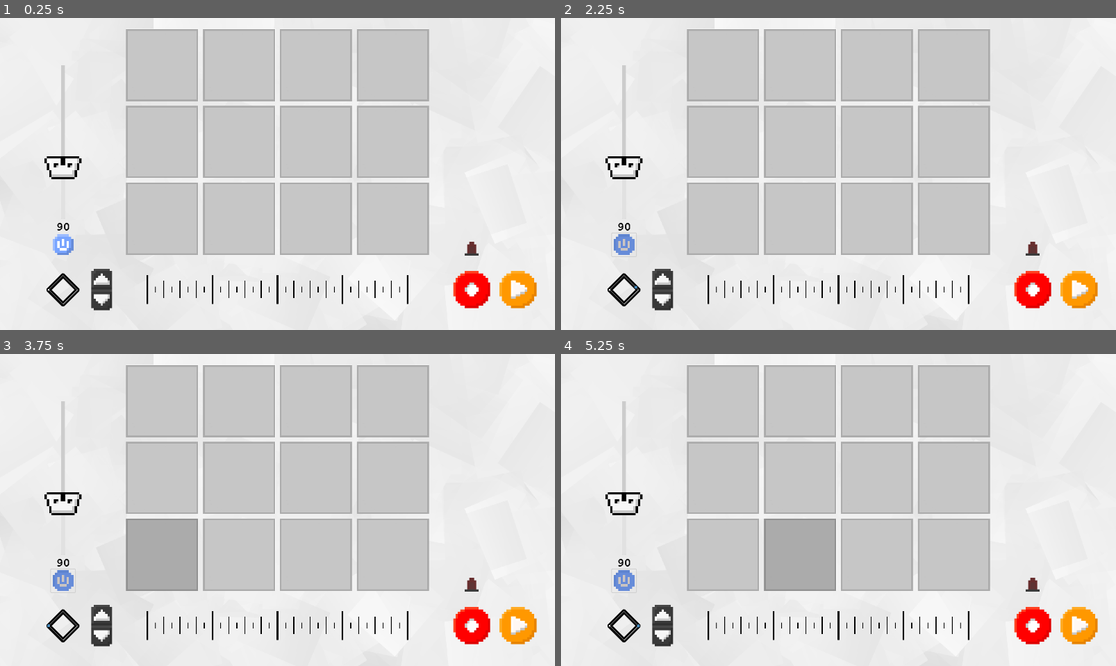
Above: before the commit, frames 1-4 (two rows, left to right).
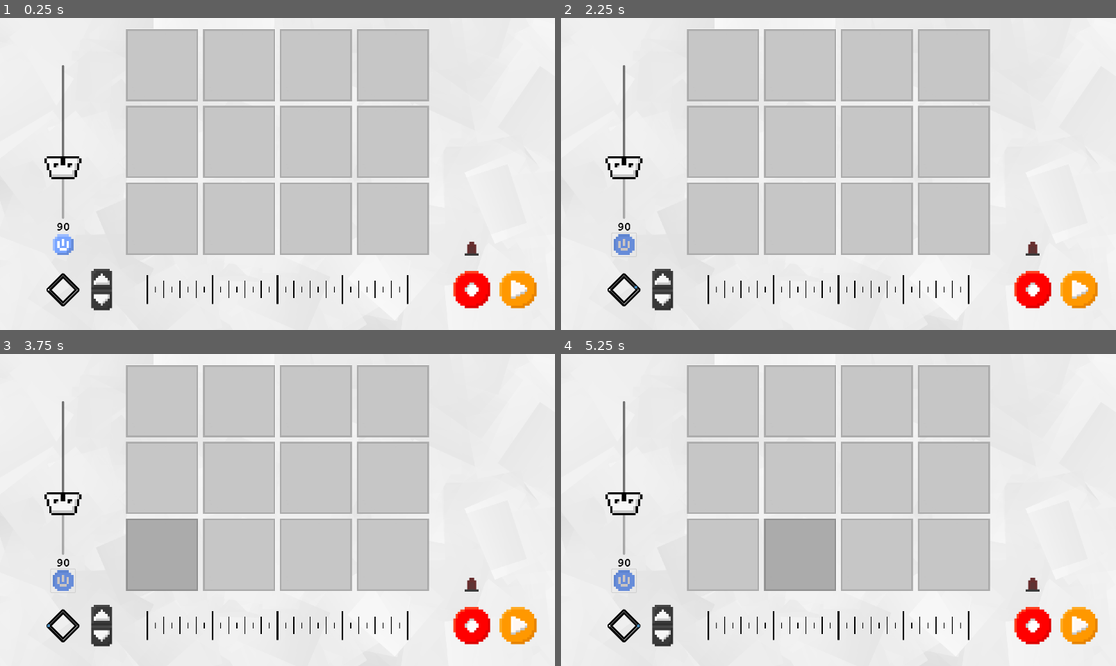
Above: after the commit, the same moments.

Repository: avery-gallant/hci-group-project
Game: Godot game, scene res://scenes/station.tscn
The game is run twice, just before and just after one commit, with the same random seed, the same clock (stepped at 60 frames per second) and the same inputs.
Inputs (mouse positions are in pixels of both pictures, inside the frame that each line leads up to):
- Up to frame 1 (0.25 s): no input
- Up to frame 2 (2.25 s): click (622, 245) at 0.5 s; click (622, 245) at 1.25 s; click (622, 245) at 2 s
- Up to frame 3 (3.75 s): tap Enter at 2.75 s; move the mouse to (399, 494) at 2.77 s; click (399, 494) at 2.92 s; tap Space at 3.5 s; move the mouse to (166, 525) at 3.52 s; click (166, 525) at 3.67 s
- Up to frame 4 (5.25 s): tap Enter at 4.25 s; move the mouse to (894, 441) at 4.27 s; click (894, 441) at 4.42 s; tap Space at 5 s; move the mouse to (810, 572) at 5.02 s; click (810, 572) at 5.17 s

The runs differ from the first frame. In frame 1, 0.2% of the frame differs, in the area x 11-12%, y 15-65%; in frame 2, 0.2%; in frame 3, 0.2%; in frame 4, 0.2%.
Error before the commit: Cannot call method 'get_node' on a null value. (res://scripts/sound_loader.gd:102)
Error after the commit: Cannot call method 'get_node' on a null value. (res://scripts/sound_loader.gd:103)

Commit message:
fix metronome selecting issue

Diff:
--- a/Hci project/scenes/grid_1.gd
+++ /dev/null
@@ -1,33 +0,0 @@
-extends Node2D
-
-@export var spacing : float
-@export var buttonWidth : float
-@export var dimensions : Vector2
-
-var colours : Array = [
-	Color(1, 0, 0),
-	Color(0,0,1),
-	Color(0,1,0),
-	Color(1,1,0),
-
-	Color(1, 0.40,0.19),
-	Color(0.448,0,1),
-	Color(0.552,0.711,0),
-	Color(0.577,0.517,0),
-
-	Color(0.577, 0.241, 0),
-	Color(0.5,0.5,1),
-	Color(0.5,1,0.5),
-	Color(0.8,0.8,0.5)
-]
-
-func _ready():
-	var xIndex : int = 0
-	var yIndex : int = 0
-	var i = 0
-	for button in get_children():
-		button.position = Vector2(spacing + xIndex*(buttonWidth+spacing), spacing + yIndex*(buttonWidth+spacing))
-		if((xIndex+1)%int(dimensions.x) == 0): yIndex+=1
-		xIndex = (xIndex+1)%int(dimensions.x)
-		button.colour = Color(colours[i].r8,colours[i].g8,colours[i].b8)
-		i += 1
--- a/Hci project/scenes/metronome.tscn
+++ b/Hci project/scenes/metronome.tscn
@@ -13,14 +13,6 @@
 [ext_resource type="Texture2D" uid="uid://dva5nulhybr32" path="res://texture/uparrow_pressed.png" id="8_mfvro"]
 [ext_resource type="Texture2D" uid="uid://fq34avo8cx2x" path="res://texture/downarrow.png" id="9_de1fy"]
 [ext_resource type="Texture2D" uid="uid://cr37216saldsd" path="res://texture/downarrow_pressed.png" id="10_jldkr"]
-
-[sub_resource type="StyleBoxFlat" id="StyleBoxFlat_5f4i2"]
-bg_color = Color(0.617014, 0.624845, 0.259357, 1)
-border_width_left = 8
-border_width_top = 8
-border_width_right = 8
-border_width_bottom = 5
-corner_detail = 12
 
 [node name="metronome" type="Node2D"]
 script = ExtResource("1_da4oh")
@@ -43,7 +35,7 @@
 rotation = -1.5708
 theme_override_icons/grabber = ExtResource("2_cwptv")
 theme_override_icons/grabber_highlight = ExtResource("3_rrwut")
-theme_override_styles/slider = SubResource("StyleBoxFlat_5f4i2")
+theme_override_icons/grabber_disabled = ExtResource("2_cwptv")
 min_value = 40.0
 max_value = 218.0
 value = 90.0
--- /dev/null
+++ b/Hci project/scenes/sound_buttons.gd
@@ -0,0 +1,22 @@
+extends Node2D
+
+@export var spacing : float
+@export var buttonWidth : float
+@export var dimensions : Vector2
+
+var colours : Array
+
+func _ready():
+	colours = [Color(255, 0, 0), Color(24,155,204), Color(24,155,204), Color(24,155,204),
+				Color(24,155,204), Color(24,155,204), Color(24,155,204), Color(24,155,204),
+				Color(24,155,204), Color(24,155,204), Color(24,155,204), Color(24,155,204)]
+
+	var xIndex : int = 0
+	var yIndex : int = 0
+	var i = 0
+	for button in get_children():
+		button.position = Vector2(spacing + xIndex*(buttonWidth+spacing), spacing + yIndex*(buttonWidth+spacing))
+		if((xIndex+1)%int(dimensions.x) == 0): yIndex+=1
+		xIndex = (xIndex+1)%int(dimensions.x)
+		button.colour = colours[i]
+		i += 1
--- a/Hci project/scenes/sound_loader.tscn
+++ b/Hci project/scenes/sound_loader.tscn
@@ -14,9 +14,9 @@
 [node name="buttons" type="Node2D" parent="."]
 
 [node name="bigButton" type="Area2D" parent="."]
+z_index = 3
 
 [node name="CollisionShape2D" type="CollisionShape2D" parent="bigButton"]
 shape = SubResource("CircleShape2D_nx7w1")
 
 [connection signal="input_event" from="bigButton" to="." method="_on_big_button_input_event"]
-[connection signal="mouse_exited" from="bigButton" to="." method="onBigRelease"]
--- a/Hci project/scenes/soundbutton.tscn
+++ b/Hci project/scenes/soundbutton.tscn
@@ -21,7 +21,7 @@
 [node name="soundLoader" parent="." instance=ExtResource("4_6au7k")]
 position = Vector2(125, 125)
 ringRadius = 300.0
-buttonRadius = 61
+buttonRadius = 65
 spacing = 6.0
 
 [connection signal="pressed" from="." to="." method="_on_pressed"]
--- a/Hci project/scenes/station.gd
+++ b/Hci project/scenes/station.gd
@@ -13,21 +13,22 @@
 var pauseIcon = ImageTexture.create_from_image(b);
 var lightTextures: Array
 var lightIdx : int
+@export var selecting : bool
 
 # Called when the node enters the scene tree for the first time.
 func _ready() -> void:
-	$soundButtons/grid1/SoundButton.pressed.connect(notePress.bind(1))
-	$soundButtons/grid1/SoundButton2.pressed.connect(notePress.bind(2))
-	$soundButtons/grid1/SoundButton3.pressed.connect(notePress.bind(3))
-	$soundButtons/grid1/SoundButton4.pressed.connect(notePress.bind(4))
-	$soundButtons/grid1/SoundButton5.pressed.connect(notePress.bind(5))
-	$soundButtons/grid1/SoundButton6.pressed.connect(notePress.bind(6))
-	$soundButtons/grid1/SoundButton7.pressed.connect(notePress.bind(7))
-	$soundButtons/grid1/SoundButton8.pressed.connect(notePress.bind(8))
-	$soundButtons/grid1/SoundButton9.pressed.connect(notePress.bind(9))
-	$soundButtons/grid1/SoundButton10.pressed.connect(notePress.bind(10))
-	$soundButtons/grid1/SoundButton11.pressed.connect(notePress.bind(11))
-	$soundButtons/grid1/SoundButton12.pressed.connect(notePress.bind(12))
+	$soundButtons/SoundButton.pressed.connect(notePress.bind(1))
+	$soundButtons/SoundButton2.pressed.connect(notePress.bind(2))
+	$soundButtons/SoundButton3.pressed.connect(notePress.bind(3))
+	$soundButtons/SoundButton4.pressed.connect(notePress.bind(4))
+	$soundButtons/SoundButton5.pressed.connect(notePress.bind(5))
+	$soundButtons/SoundButton6.pressed.connect(notePress.bind(6))
+	$soundButtons/SoundButton7.pressed.connect(notePress.bind(7))
+	$soundButtons/SoundButton8.pressed.connect(notePress.bind(8))
+	$soundButtons/SoundButton9.pressed.connect(notePress.bind(9))
+	$soundButtons/SoundButton10.pressed.connect(notePress.bind(10))
+	$soundButtons/SoundButton11.pressed.connect(notePress.bind(11))
+	$soundButtons/SoundButton12.pressed.connect(notePress.bind(12))
 
 	bpm=$metronome.bpm
 	$metronome/Timer.timeout.connect(_on_timer_timeout)
@@ -35,11 +36,13 @@
 	$metronome/updown/TSUP.pressed.connect($tl.updateTimeSig.bind(1))
 	sttime = Time.get_ticks_msec()
 
-	buttonArr = [$soundButtons/grid1/SoundButton,$soundButtons/grid1/SoundBut …(338 unchanged characters)…
-	$tl.colors = $soundButtons/grid1.colours
+	buttonArr = [$soundButtons/SoundButton,$soundButtons/grid1/SoundBut …(338 unchanged characters)…
+	$tl.colors = $soundButtons.colours
 
 	lightTextures = [load("res://texture/light_off.png"), load("res://texture/light_on.png")]
 	lightIdx = 0
+
+	selecting = false
 
 # Called every frame. 'delta' is the elapsed time since the previous frame.
 func _process(delta: float) -> void:
--- a/Hci project/scenes/station.tscn
+++ b/Hci project/scenes/station.tscn
@@ -2,8 +2,8 @@
 
 [ext_resource type="Script" path="res://scenes/station.gd" id="1_87bjf"]
 [ext_resource type="Texture2D" uid="uid://c3pochkd1tv15" path="res://texture/background.png" id="1_ya6gq"]
-[ext_resource type="Script" path="res://scenes/grid_1.gd" id="2_hsirv"]
 [ext_resource type="PackedScene" uid="uid://bkqm36ehhqyxk" path="res://scenes/soundbutton.tscn" id="2_y2sr4"]
+[ext_resource type="Script" path="res://scenes/sound_buttons.gd" id="3_iq42h"]
 [ext_resource type="Texture2D" uid="uid://bpk8glcsnr8kx" path="res://texture/button_background.png" id="4_ojpy8"]
 [ext_resource type="PackedScene" uid="uid://lhgkadjaplcf" path="res://scenes/metronome.tscn" id="5_8ahy3"]
 [ext_resource type="Texture2D" uid="uid://ddyup8d3jy758" path="res://texture/Screenshot 2024-11-02 173809.png" id="5_kq2bn"]
@@ -25,66 +25,64 @@
 position = Vector2(960, 540)
 texture = ExtResource("1_ya6gq")
 
+[node name="grid underlay" type="Sprite2D" parent="."]
+position = Vector2(960, 428)
+texture = ExtResource("4_ojpy8")
+
 [node name="soundButtons" type="Node2D" parent="."]
-
-[node name="grid1" type="Node2D" parent="soundButtons"]
 position = Vector2(420, 22)
-script = ExtResource("2_hsirv")
+script = ExtResource("3_iq42h")
 spacing = 16.0
 buttonWidth = 250.0
 dimensions = Vector2(4, 3)
 
-[node name="SoundButton" parent="soundButtons/grid1" instance=ExtResource("2_y2sr4")]
+[node name="SoundButton" parent="soundButtons" instance=ExtResource("2_y2sr4")]
 z_index = 1
 id = 1
 
-[node name="SoundButton2" parent="soundButtons/grid1" instance=ExtResource("2_y2sr4")]
+[node name="SoundButton2" parent="soundButtons" instance=ExtResource("2_y2sr4")]
 z_index = 1
 id = 2
 
-[node name="SoundButton3" parent="soundButtons/grid1" instance=ExtResource("2_y2sr4")]
+[node name="SoundButton3" parent="soundButtons" instance=ExtResource("2_y2sr4")]
 z_index = 1
 id = 3
 
-[node name="SoundButton4" parent="soundButtons/grid1" instance=ExtResource("2_y2sr4")]
+[node name="SoundButton4" parent="soundButtons" instance=ExtResource("2_y2sr4")]
 z_index = 1
 id = 4
 
-[node name="SoundButton5" parent="soundButtons/grid1" instance=ExtResource("2_y2sr4")]
+[node name="SoundButton5" parent="soundButtons" instance=ExtResource("2_y2sr4")]
 z_index = 1
 id = 5
 
-[node name="SoundButton6" parent="soundButtons/grid1" instance=ExtResource("2_y2sr4")]
+[node name="SoundButton6" parent="soundButtons" instance=ExtResource("2_y2sr4")]
 z_index = 1
 id = 6
 
-[node name="SoundButton7" parent="soundButtons/grid1" instance=ExtResource("2_y2sr4")]
+[node name="SoundButton7" parent="soundButtons" instance=ExtResource("2_y2sr4")]
 z_index = 1
 id = 7
 
-[node name="SoundButton8" parent="soundButtons/grid1" instance=ExtResource("2_y2sr4")]
+[node name="SoundButton8" parent="soundButtons" instance=ExtResource("2_y2sr4")]
 z_index = 1
 id = 8
 
-[node name="SoundButton9" parent="soundButtons/grid1" instance=ExtResource("2_y2sr4")]
+[node name="SoundButton9" parent="soundButtons" instance=ExtResource("2_y2sr4")]
 z_index = 1
 id = 9
 
-[node name="SoundButton10" parent="soundButtons/grid1" instance=ExtResource("2_y2sr4")]
+[node name="SoundButton10" parent="soundButtons" instance=ExtResource("2_y2sr4")]
 z_index = 1
 id = 10
 
-[node name="SoundButton11" parent="soundButtons/grid1" instance=ExtResource("2_y2sr4")]
+[node name="SoundButton11" parent="soundButtons" instance=ExtResource("2_y2sr4")]
 z_index = 1
 id = 11
 
-[node name="SoundButton12" parent="soundButtons/grid1" instance=ExtResource("2_y2sr4")]
+[node name="SoundButton12" parent="soundButtons" instance=ExtResource("2_y2sr4")]
 z_index = 1
 id = 12
-
-[node name="Sprite2D" type="Sprite2D" parent="soundButtons"]
-position = Vector2(960, 428)
-texture = ExtResource("4_ojpy8")
 
 [node name="sounbank" type="Button" parent="."]
 visible = false
--- a/Hci project/scripts/metronome.gd
+++ b/Hci project/scripts/metronome.gd
@@ -88,6 +88,5 @@
 		shape.add_point(pt)
 		innerShape.add_point(pt)
 
-
 func _on_bpm_slider_value_changed(value: float) -> void:
 	$Timer.wait_time=(1/(value/60))/8
--- a/Hci project/scripts/sound_loader.gd
+++ b/Hci project/scripts/sound_loader.gd
@@ -22,7 +22,7 @@
 func _ready():
 	await get_parent().get_parent()._ready()
 	colour = get_parent().colour
-	$bigButton/CollisionShape2D.shape.radius = 2.5*ringRadius
+	$bigButton/CollisionShape2D.shape.radius = 5.5*ringRadius
 	visible = false
 	scanFile()
 	placeButtons()
@@ -51,6 +51,7 @@
 		var shape = CollisionShape2D.new()
 		shape.name = "shape"
 		shape.shape = CircleShape2D.new()
+		shape.z_index = 4
 		button.add_child(shape)
 
 		var text = Label.new()
@@ -118,10 +119,6 @@
 	music.pitch_scale = 1
 	music.play()
 
-
-func onBigRelease():
-	visible = false
-
 func _on_big_button_input_event(viewport: Node, event: InputEvent, shape_idx: int) -> void:
 	if(event is InputEventScreenTouch):
 		visible = false
Not shown: 1 places in Hci project/scenes/metronome.tscn that only renumber resources
Not shown: 1 places in Hci project/scenes/sound_loader.tscn that only renumber resources
Not shown: 1 places in Hci project/scenes/soundbutton.tscn that only renumber resources
Not shown, changed: Hci project/souds/carpet/check.wav.import
Not shown, changed: Hci project/souds/carpet/house.wav.import
Not shown, changed: Hci project/souds/carpet/like.wav.import
Not shown, changed: Hci project/souds/carpet/out.wav.import
